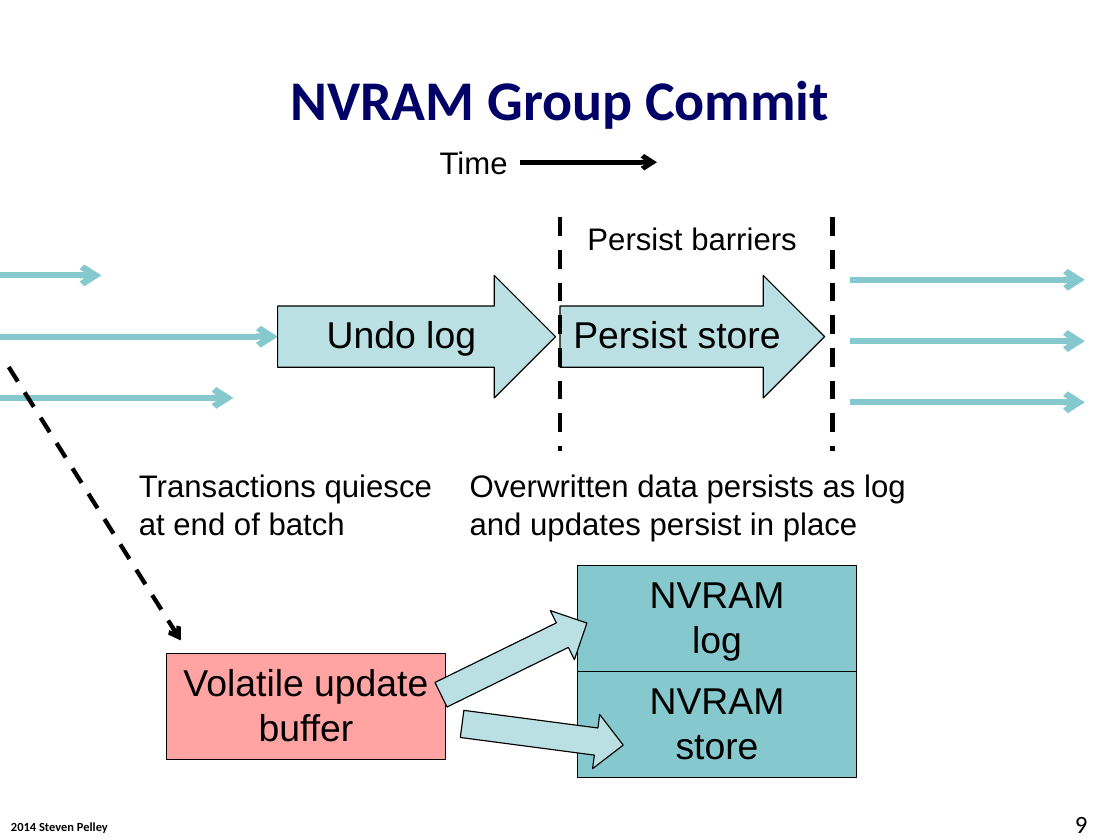
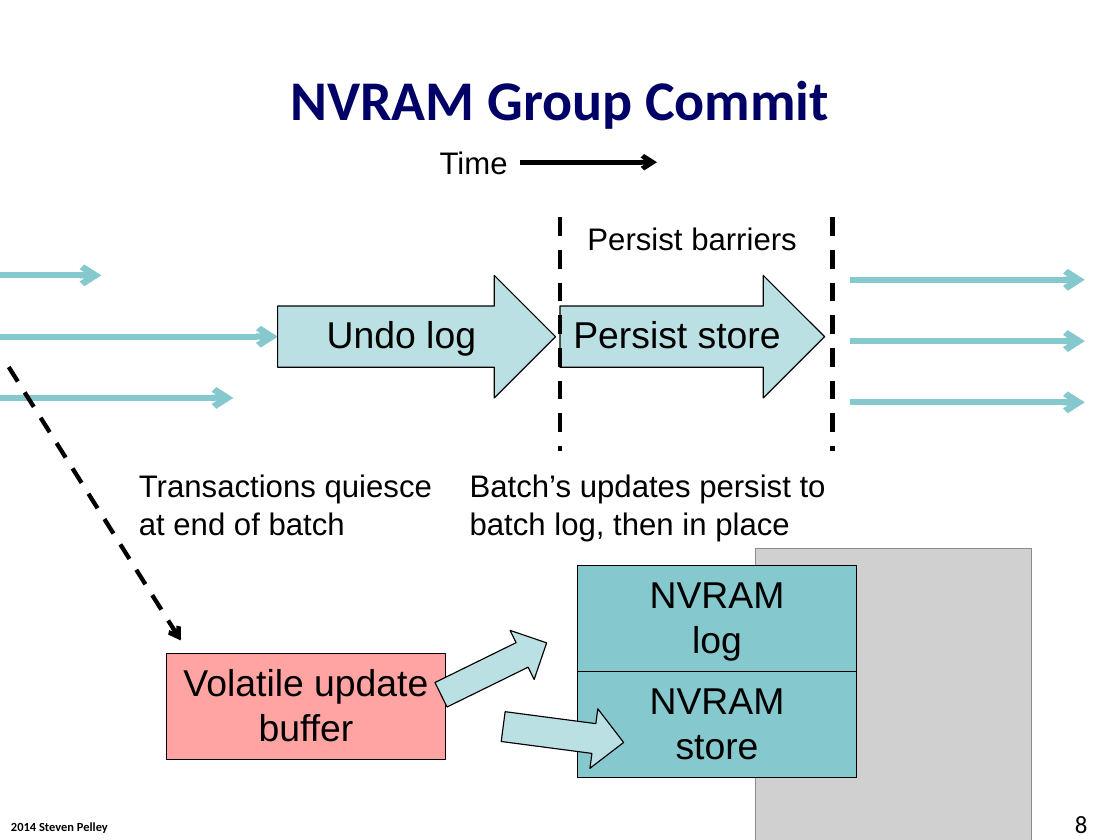
Before and after one commit to Abulila/dissertation, a slide deck: slide 8 of proposal/NVMW.pptx (slide 9 before the commit). Drawn at 1120x840 pixels with LibreOffice and Linux fonts; fonts in the diff are those of the drawing; grey boxes stand for pictures; background and template pictures are left out. Boxes give left, top, right and bottom in pixels: in the first picture for what was removed or moved away, otherwise in the second. Text is boxed around its words. In the diff, an @@ line names an element or a change of style, - is before the commit and + after.

```diff
--- a/proposal/NVMW.pptx
+++ b/proposal/NVMW.pptx
@@ text at <box>470,474,826,541</box>: text changed @@
-Overwritten data persists as log and updates persist in place
+Batch’s updates persist to batch log, then in place
@@ picture added at <box>755,549,1032,840</box> @@
@@ right arrow: place and size @@
-right arrow at <box>429,599,598,720</box>
+right arrow at <box>428,619,558,720</box>
@@ right arrow: place and size @@
-right arrow at <box>459,696,627,772</box>
+right arrow at <box>499,697,627,773</box>
@@ page number at <box>1075,816,1088,833</box>: text changed @@
-9
+8
```
Also in this commit, not shown: 10 other slides changed, 2 slides added.
